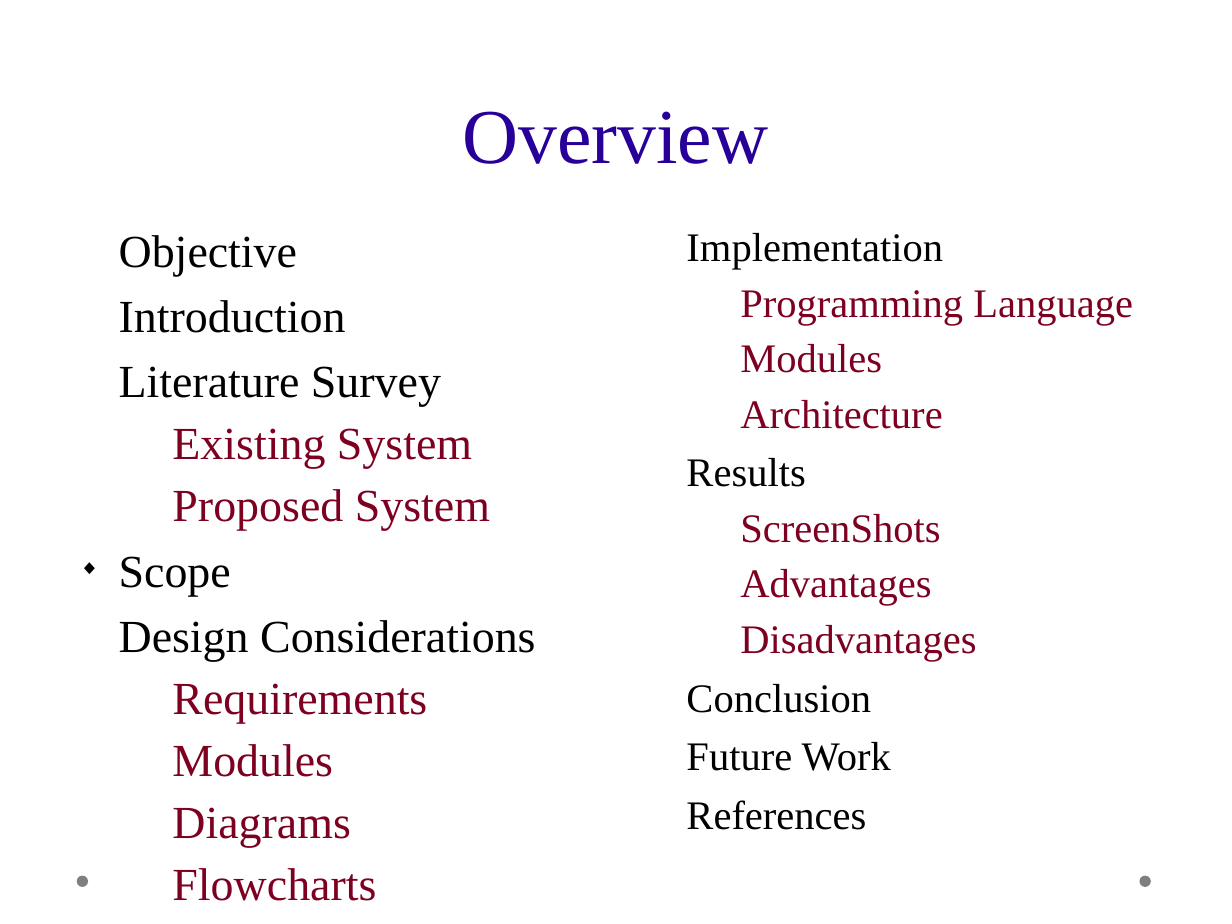
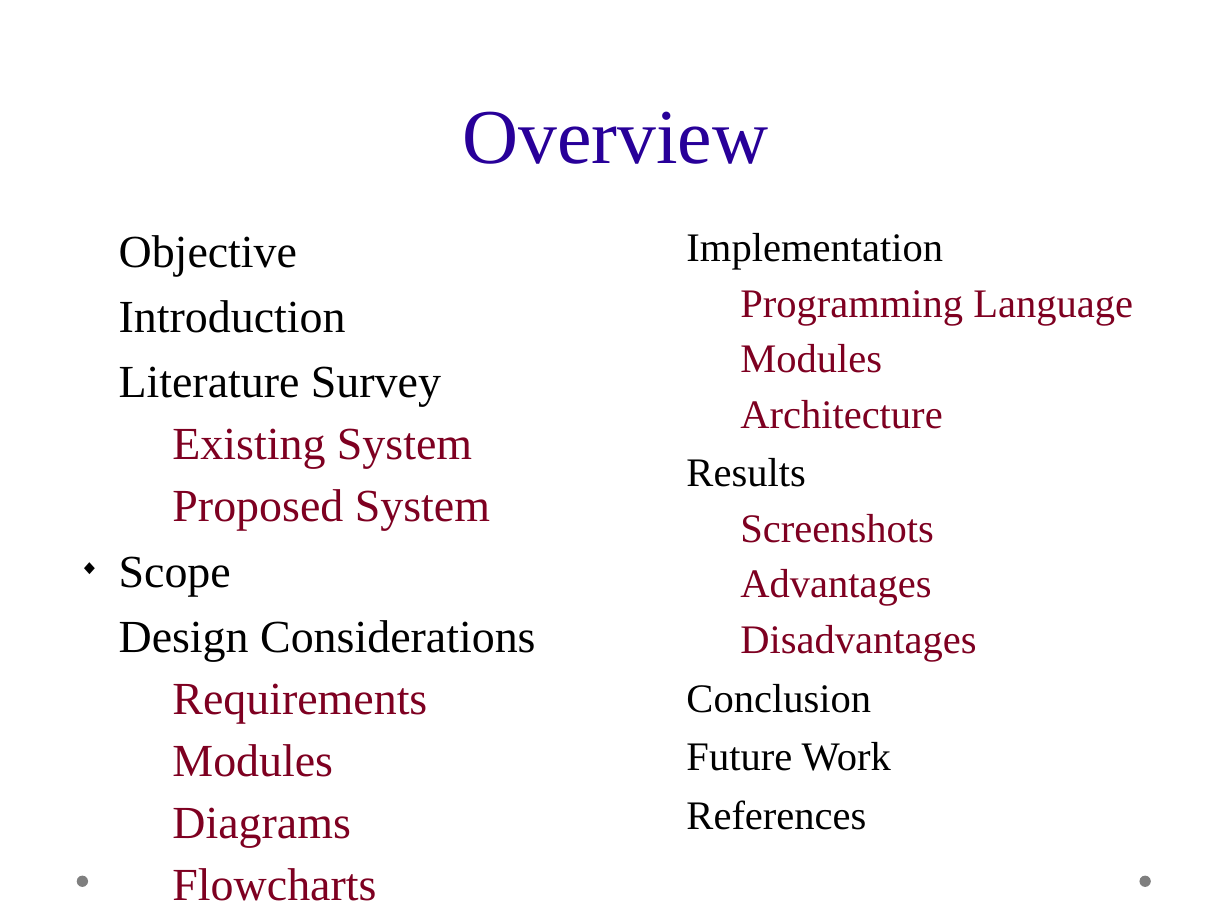
Before and after one commit to mahidharc/drdo.ids, a slide deck: slide 2 of presentation.odp. Drawn at 1232x924 pixels with LibreOffice and Linux fonts; fonts in the diff are those of the drawing; background and template pictures are left out. Boxes give left, top, right and bottom in pixels: in the first picture for what was removed or moved away, otherwise in the second. Text is boxed around its words. In the diff, an @@ line names an element or a change of style, - is before the commit and + after.

```diff
--- a/presentation.odp
+++ b/presentation.odp
@@ text at box(740, 514, 934, 543): text changed @@
-  ➢ ScreenShots
+  ➢ Screenshots
```
Also in this commit, not shown: 5 other slides changed, 3 slides added, 3 slides removed, 14 other files.
